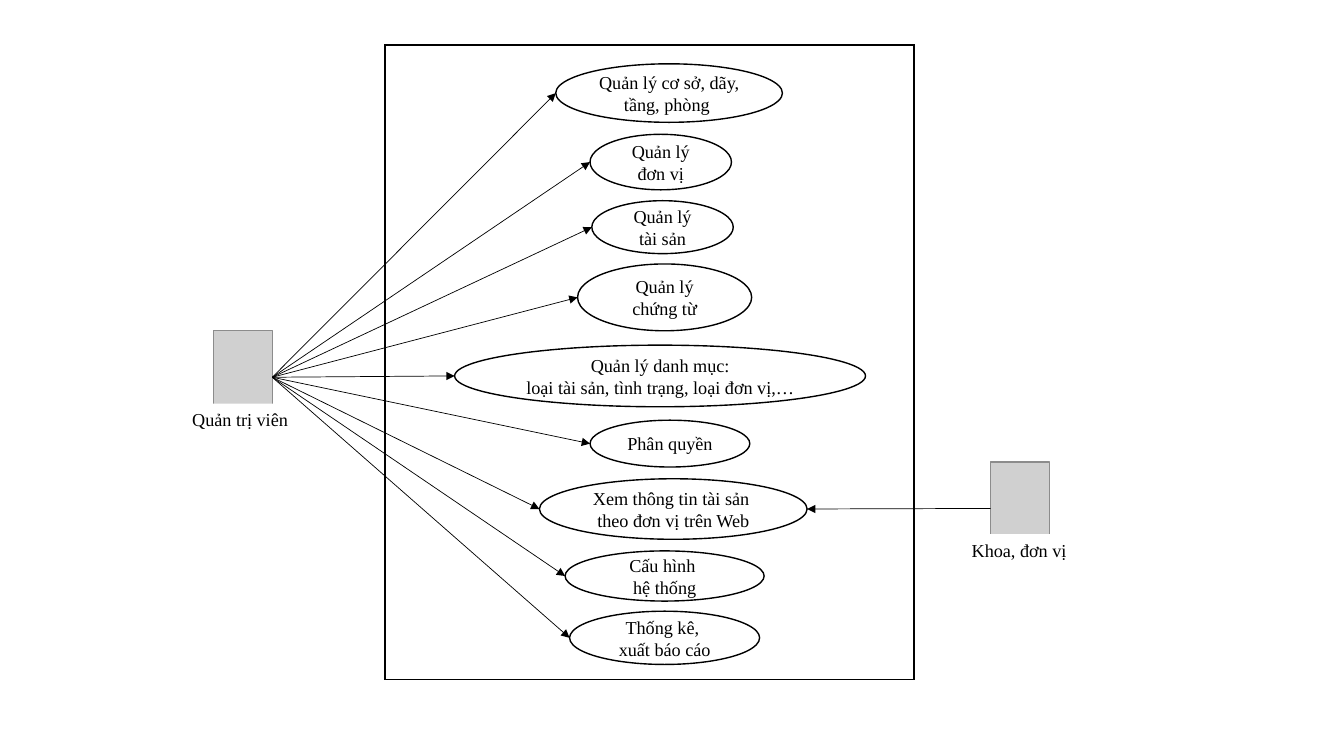
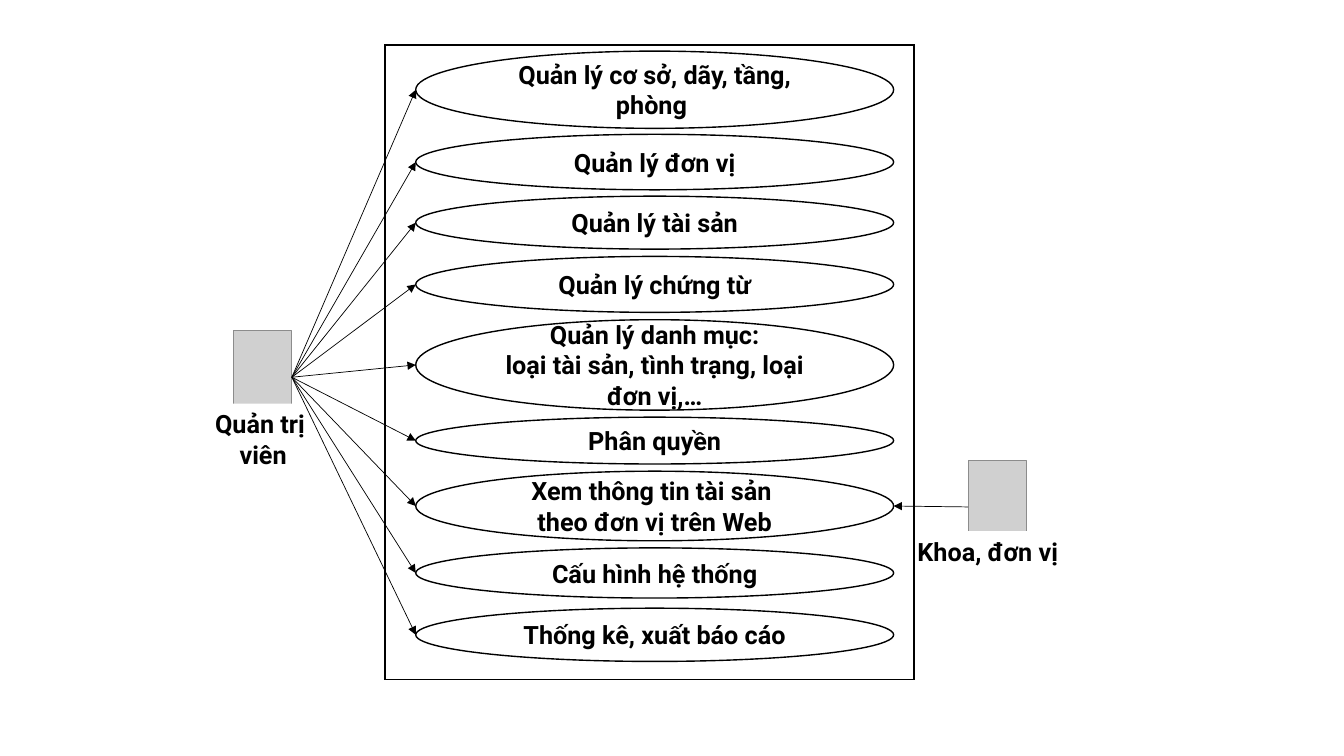
Before and after one commit to tuanhud/QuanLyTaiSan, a slide deck: slide 1 of _BaoCao/quocdunginfo/QLTS - Usecases ver 2.pptx. Drawn at 1344x756 pixels with LibreOffice and Linux fonts; fonts in the diff are those of the drawing; grey boxes stand for pictures. Boxes give left, top, right and bottom in pixels: in the first picture for what was removed or moved away, otherwise in the second. Text is boxed around its words. In the diff, an @@ line names an element or a change of style, - is before the commit and + after.

```diff
--- a/_BaoCao/quocdunginfo/QLTS - Usecases ver 2.pptx
+++ b/_BaoCao/quocdunginfo/QLTS - Usecases ver 2.pptx
@@ ellipse "Quản lý cơ sở, dãy, ...": place and size @@
-ellipse "Quản lý cơ sở, dãy, ..." at [556,64,782,122]
+ellipse "Quản lý cơ sở, dãy, ..." at [415,51,893,129]
@@ arrow moved from (272, 377) - (556, 93) to (292, 377) - (415, 90) @@
@@ ellipse "Quản lý đơn vị": place and size @@
-ellipse "Quản lý đơn vị" at [590,134,731,190]
+ellipse "Quản lý đơn vị" at [415,134,893,190]
@@ arrow moved from (272, 377) - (590, 162) to (292, 377) - (415, 162) @@
@@ size 13 to 18 pt, font Times New Roman to Roboto, bold on in 8 elements at [415,320,893,410], [917,542,1058,566], [415,471,893,540], [415,51,893,129], [415,256,893,313], [415,417,893,464], [415,134,893,190], [415,197,893,250] @@
@@ ellipse "Quản lý tài sản": place and size @@
-ellipse "Quản lý tài sản" at [592,201,733,254]
+ellipse "Quản lý tài sản" at [415,197,893,250]
@@ arrow moved from (272, 377) - (592, 227) to (292, 377) - (415, 223) @@
@@ ellipse "Quản lý chứng từ": place and size @@
-ellipse "Quản lý chứng từ" at [578,264,752,331]
+ellipse "Quản lý chứng từ" at [415,256,893,313]
@@ arrow moved from (272, 377) - (578, 297) to (292, 377) - (415, 284) @@
@@ ellipse "Quản lý danh mục:": place and size @@
-ellipse "Quản lý danh mục:" at [455,345,866,406]
+ellipse "Quản lý danh mục:" at [415,320,893,410]
@@ picture: place and size @@
-picture at [214,331,272,423]
+picture at [234,331,292,423]
@@ arrow moved from (272, 377) - (455, 376) to (292, 377) - (415, 365) @@
@@ arrow moved from (272, 377) - (539, 509) to (292, 377) - (415, 506) @@
@@ arrow moved from (272, 377) - (570, 638) to (292, 377) - (415, 635) @@
@@ arrow moved from (272, 377) - (566, 576) to (292, 377) - (415, 573) @@
@@ arrow moved from (272, 377) - (590, 444) to (292, 377) - (415, 441) @@
@@ text at [215,412,304,465]: text changed; size 13 to 18 pt; font Times New Roman to Roboto; bold on @@
-Quản trị viên
+Quản trị
+viên
@@ ellipse "Phân quyền": place and size @@
-ellipse "Phân quyền" at [590,420,749,467]
+ellipse "Phân quyền" at [415,417,893,464]
@@ ellipse "Xem thông tin tài sản": place and size @@
-ellipse "Xem thông tin tài sản" at [539,479,808,539]
+ellipse "Xem thông tin tài sản" at [415,471,893,540]
@@ picture: place and size @@
-picture at [991,462,1050,555]
+picture at [968,461,1026,554]
@@ arrow moved from (991, 508) - (808, 509) to (968, 507) - (894, 506) @@
@@ text "Khoa, đơn vị": place and size @@
-text "Khoa, đơn vị" at [972,544,1066,560]
+text "Khoa, đơn vị" at [917,542,1058,566]
@@ ellipse "Cấu hình hệ thống": place and size @@
-ellipse "Cấu hình hệ thống" at [566,552,764,602]
+ellipse "Cấu hình hệ thống" at [415,548,893,599]
@@ text in ellipse at [552,563,757,589]: text changed; size 13 to 18 pt; font Times New Roman to Roboto; bold on @@
-Cấu hình
-hệ thống
+Cấu hình hệ thống
@@ ellipse "Thống kê, xuất báo cáo": place and size @@
-ellipse "Thống kê, xuất báo cáo" at [570,611,760,664]
+ellipse "Thống kê, xuất báo cáo" at [415,608,893,661]
@@ text in ellipse at [523,624,786,650]: text changed; size 13 to 18 pt; font Times New Roman to Roboto; bold on @@
-Thống kê,
-xuất báo cáo
+Thống kê, xuất báo cáo
```
Also in this commit, not shown: 1 other file.
